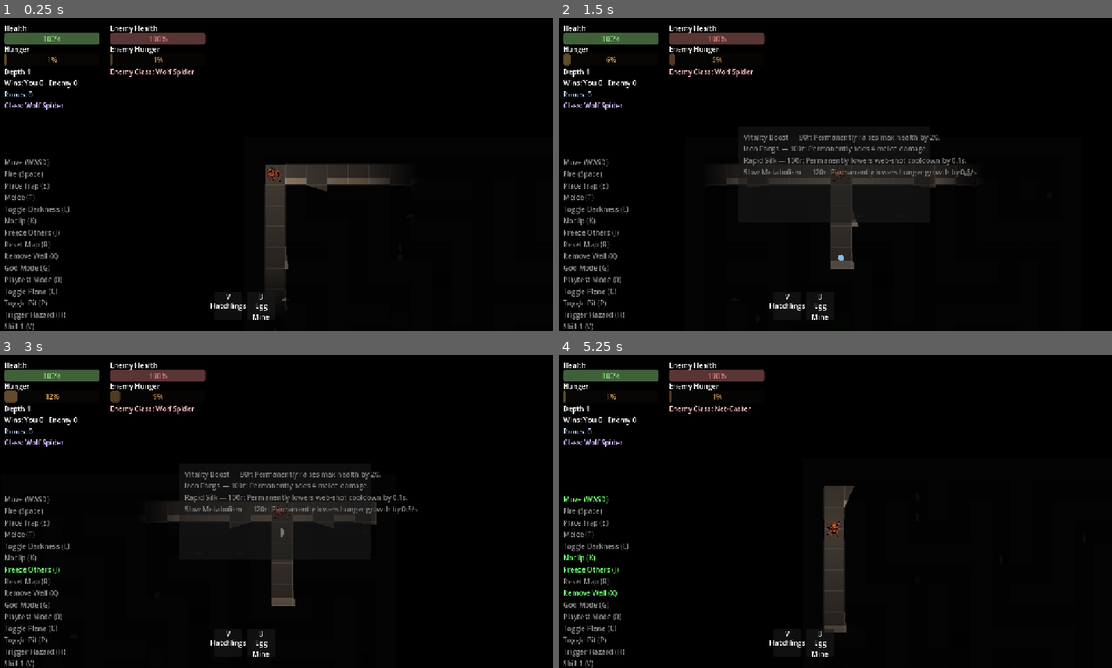
Above: before the commit, frames 1-4 (two rows, left to right).
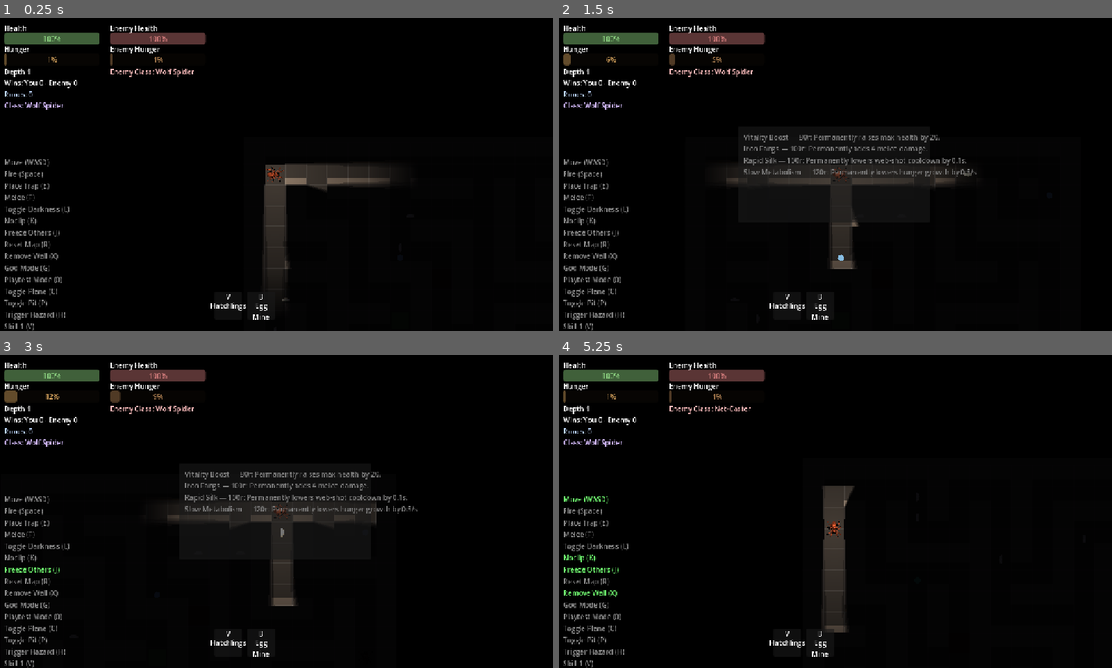
Above: after the commit, the same moments.

Repository: ehix/burrow
Game: Godot game, scene res://world/world.tscn
The game is run twice, just before and just after one commit, with the same random seed, the same clock (stepped at 60 frames per second) and the same inputs.
Inputs (mouse positions are in pixels of both pictures, inside the frame that each line leads up to):
- Up to frame 1 (0.25 s): no input
- Up to frame 2 (1.5 s): tap Enter at 0.5 s; move the mouse to (957, 158) at 0.52 s; hold D (move_right) 0.53-1.25 s; tap 2 (buy_upgrade_2) at 0.6 s; click (957, 158) at 0.67 s; tap 5 (toggle_shop) at 0.77 s; drag from (724, 190) to (857, 174) at 1.27 s
- Up to frame 3 (3 s): move the mouse to (331, 442) at 2.02 s; hold D (move_right) 2.03-2.75 s; hold J (dev_freeze) 2.03-2.75 s; drag from (248, 574) to (392, 658) at 2.77 s
- Up to frame 4 (5.25 s): tap R (dev_reset_map) at 3.5, 5 s; move the mouse to (1001, 558) at 3.52 s; hold A (move_left) 3.53-4.25 s; hold K (dev_noclip) 3.53-4.25 s; tap 5 (toggle_shop) at 3.77 s; drag from (669, 464) to (813, 511) at 4.27 s; move the mouse to (863, 511) at 5.02 s; hold S (move_down) from 5.03 s (still down); hold X (dev_remove_wall) from 5.03 s (still down); click (863, 511) at 5.17 s

The runs differ from the first frame. In frame 1, 0.1% of the frame differs, in the area x 47-71%, y 46-91%; in frame 2, less than 0.1%; in frame 3, less than 0.1%; in frame 4, 0.1%.

Commit message:
Player: soften VisionLight shadow now that wall height is intentional
Add partial-opacity shadow with soft PCF5 filter and blur to the player's
PointLight2D, now that Task 2 has made tunnel walls intentionally taller.
Shadows remain (part of the visual read) but at 0.55 alpha instead of
fully opaque, with shadow_filter=1 (PCF5) and shadow_filter_smooth=3.0
to soften the hard-edged shadow that previously made flat walls read
as unnaturally tall.

Co-Authored-By: Claude Sonnet 5 <noreply@anthropic.com>
Claude-Session: https://claude.ai/code/session_0192WHaBMurG1fqE9Fs1N7uE

Diff:
--- a/entities/player/player.tscn
+++ b/entities/player/player.tscn
@@ -95,6 +95,9 @@
 texture = SubResource("GradientTexture2D_light")
 energy = 1.5
 shadow_enabled = true
+shadow_color = Color(0, 0, 0, 0.55)
+shadow_filter = 1
+shadow_filter_smooth = 3.0
 texture_scale = 1.3
 
 [node name="GridMover" type="Node" parent="."]
